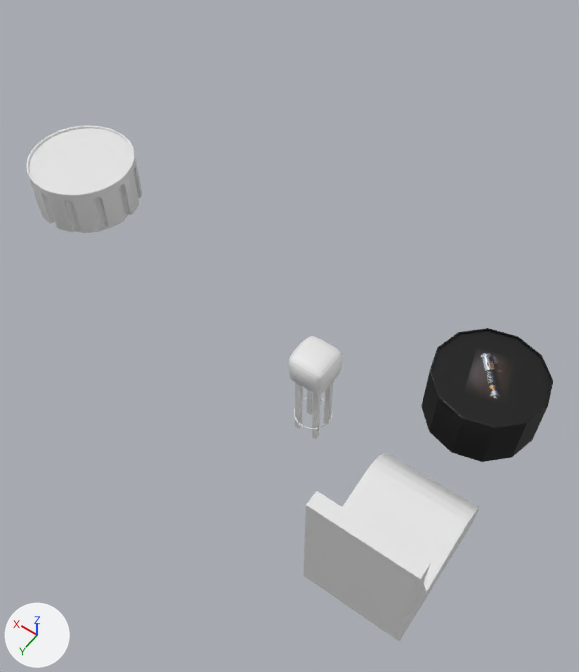
One commit to the Blender file blend/Props - tables chairs.blend: the scene before it, then after it.
Before and after are seen from a 50 mm lens placed at (-6.89, 4.04, 5.97), pointed at (-4.21, 0.29, 0.08). The lights are fixed; the arrows at lower left show +X, +Y and +Z.

Names of what the first picture shows: 'Bar Stool', 'Chair', 'Table', 'Table rounded'.
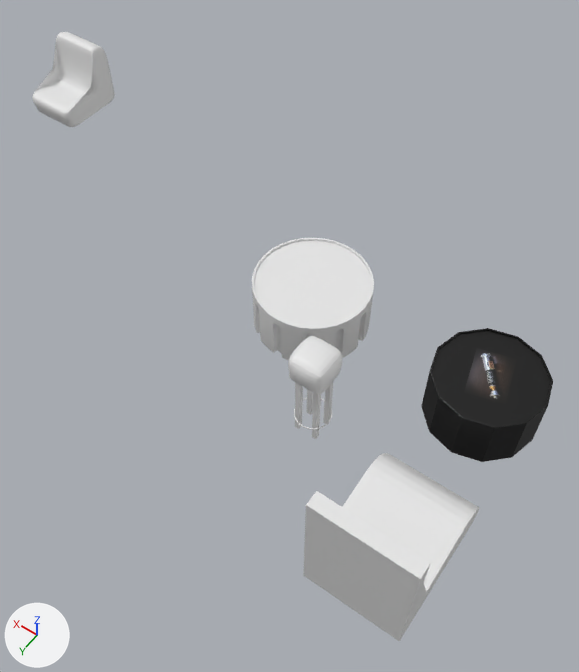
Diff of the bpy script that builds the scene:
```diff
--- a/blend/Props - tables chairs.blend.py
+++ b/blend/Props - tables chairs.blend.py
@@ me_cube_002 @@
+me_cube_002.from_pydata(...)  # 61 vertices, 50 faces; spans x -1.0..1.0, y -1.69..1.0, z -1.0..1.55
+me_cube_002.polygons.foreach_set('use_smooth', [True] * 50)
@@ ob_cube @@
-ob_cube = bpy.data.objects.new('Cube', me_cube)
-ob_cube.location = (-1.37, -0.84, -0.01)
-ob_cube.scale = (0.199, 0.412, 0.412)
-ob_cube.visible_camera = False
-ob_cube.visible_diffuse = False
-ob_cube.visible_glossy = False
-ob_cube.visible_transmission = False
-ob_cube.visible_shadow = False
+ob_cube = bpy.data.objects.new('Cube', me_cube_002)
+ob_cube.location = (0.0, -1.04, 0.3)
+ob_cube.scale = (0.299, 0.299, 0.299)
 _m = ob_cube.modifiers.new('Subdivision', 'SUBSURF')
@@ ob_cube @@
 _m = ob_cube.modifiers.new('Subdivision', 'SUBSURF')
 _m.render_levels = 3
-ob_cube.hide_render = True
@@ ob_table_rounded @@
 ob_table_rounded = bpy.data.objects.new('Table rounded', me_cylinder_002)
-ob_table_rounded.location = (-1.37, -0.01, 0.53)
+ob_table_rounded.location = (-4.25, -0.01, 0.53)
 ob_table_rounded.scale = (0.548, 0.548, 0.527)
```

What differs and where, as boxes [x1, y1, x2, y2] in the pictures (579 x 672 px):
'Table rounded', moved
    before: [26, 125, 142, 233]
    after: [252, 237, 374, 360]
'Cube', shown
    after: [32, 32, 115, 127]
